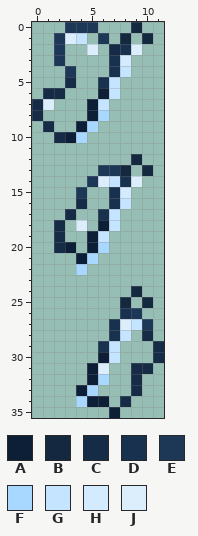
Pixel-art sprite -- Assets/Butterfly_3.png. The picture above is the old version.
The file is 12x36 pixels. Colours within 5 levels of each other are drawn and written as one.
Palette (. is transparent): A #0c1f37  B #142840  C #152b46  D #18314f  E #1d3756  F #a8d7ff  G #c5e4ff  H #d4ebff  J #dcedfc
Pixels before, first column x 0:
 0 ...EEE...B..
 1 ..EJG.E.B.B.
 2 ..E..J.CDJ..
 3 ..E....DH...
 4 ...E...DG...
 5 ...C..DG....
 6 .CC...AG....
 7 CJ...AG.....
 8 C....AF.....
 9 .C..AF......
10 ..CAF.......
11 ............
12 .........B..
13 ......EEB.B.
14 .....EJGDJ..
15 ....E..DH...
16 ....C..DG...
17 ...C..DG....
18 ..C.J.AG....
19 ..C..AG.....
20 ..CA.AF.....
21 ....AF......
22 ....F.......
23 ............
24 .........B..
25 ........B.B.
26 ........DE..
27 .......DJGE.
28 .......DG.C.
29 ......DG...C
30 ......AG...C
31 .....AJ..CC.
32 .....AF..C..
33 ....AF...C..
34 ....FAA.C...
35 .......A....
And afterwards:
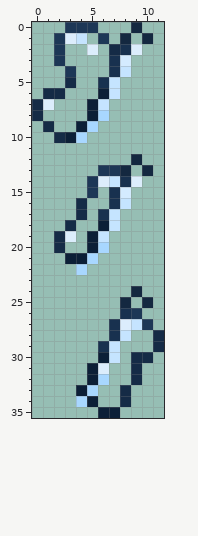
Diff:
Changed rows in their new state; - is an unchanged pixel.
first column x 2:
15 --.E
17 -.C-
18 .C.-
19 -J--
20 -.--
21 -A--
first column x 6:
28 ----.C
30 ---CC.
31 ----.-
33 --C.--
34 .-----
35 A-----
Pixel boxes of the changes (left, top, right, bottom) in both pictures:
changed: (54, 187, 98, 264)
changed: (98, 330, 164, 418)
